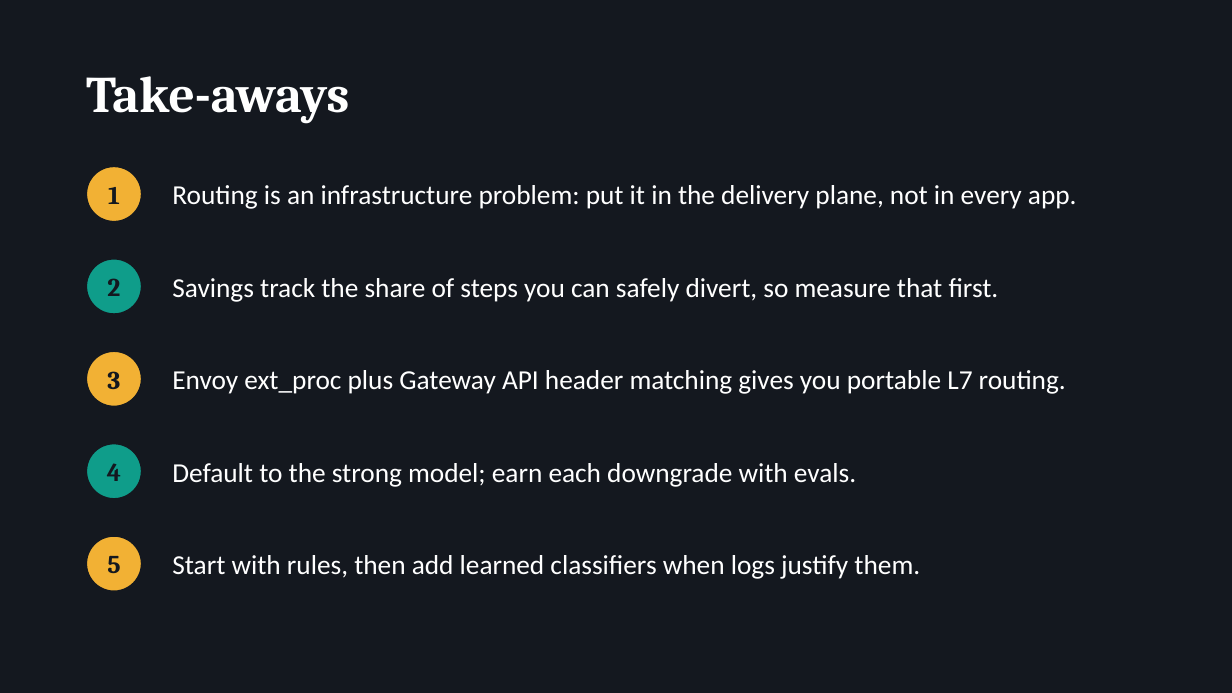
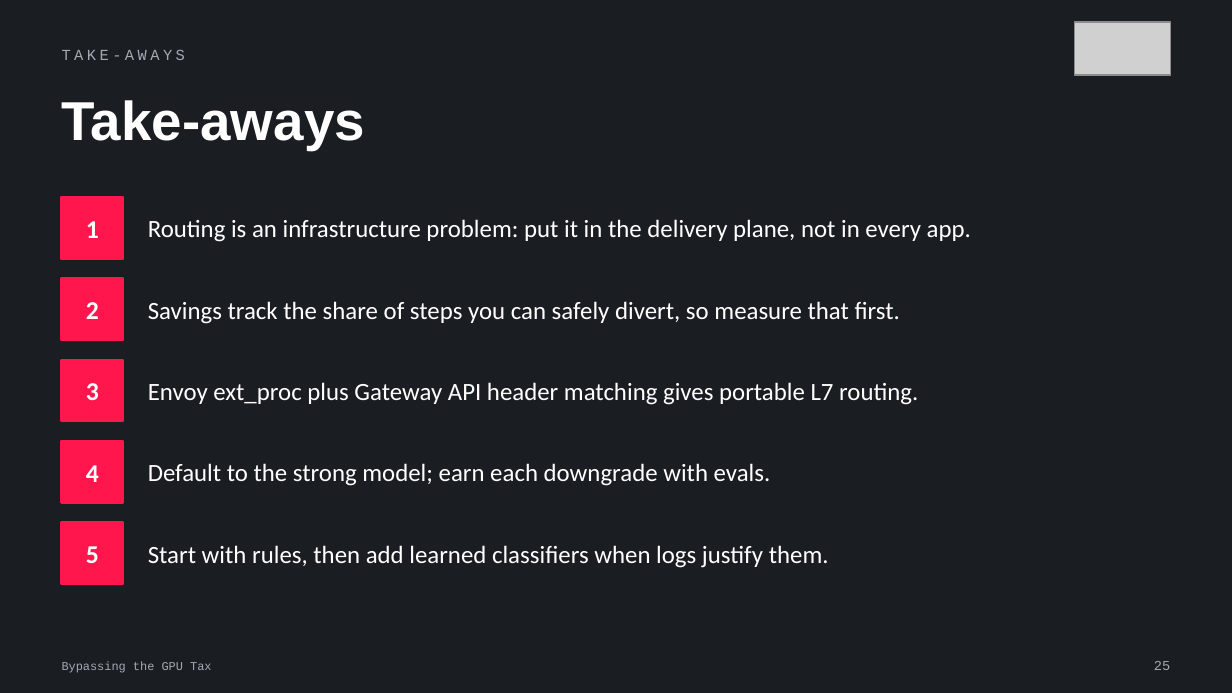
Before and after one commit to Sagar2366/bypassing-the-gpu-tax, a slide deck: slide 25 of slides/WeAreDevelopers-India-Bypassing-the-GPU-Tax.pptx (slide 23 before the commit). Drawn at 1232x693 pixels with LibreOffice and Linux fonts; fonts in the diff are those of the drawing; grey boxes stand for pictures. Boxes give left, top, right and bottom in pixels: in the first picture for what was removed or moved away, otherwise in the second. Text is boxed around its words. In the diff, an @@ line names an element or a change of style, - is before the commit and + after.

```diff
--- a/slides/WeAreDevelopers-India-Bypassing-the-GPU-Tax.pptx
+++ b/slides/WeAreDevelopers-India-Bypassing-the-GPU-Tax.pptx
@@ background #14181F to #1A1E22 @@
@@ picture added at [1074, 22, 1170, 75] @@
@@ text added at [62, 50, 185, 60], 9 pt, text #A3A9B1 @@
+TAKE-AWAYS
@@ text "Take-aways": place and size @@
-text "Take-aways" at [86, 76, 349, 124]
+text "Take-aways" at [62, 100, 365, 150]
@@ text "Take-aways" at [62, 100, 365, 150]: size 30 to 32 pt, font Cambria to Arial; vertical alignment middle to top @@
@@ ellipse removed at [86, 166, 142, 222] @@
@@ rectangle added at [62, 197, 123, 259], fill #FF164C, outline #FF164C 1.25 pt @@
@@ font Cambria to Calibri, text colour #14181F to #FFFFFF in 5 elements at [86, 465, 99, 482], [86, 546, 99, 563], [86, 383, 99, 400], [86, 302, 99, 319], [86, 221, 99, 238] @@
@@ text "1": place and size @@
-text "1" at [108, 187, 120, 204]
+text "1" at [86, 221, 99, 238]
@@ size 16 to 14.5 pt in 4 elements at [148, 463, 771, 486], [148, 545, 829, 568], [148, 301, 900, 324], [148, 219, 971, 242] @@
@@ text "Routing is an infrastructure problem: ...": place and size @@
-text "Routing is an infrastructure problem: ..." at [172, 185, 1077, 209]
+text "Routing is an infrastructure problem: ..." at [148, 219, 971, 242]
@@ ellipse removed at [86, 259, 142, 314] @@
@@ rectangle added at [62, 278, 123, 340], fill #FF164C, outline #FF164C 1.25 pt @@
@@ text "2": place and size @@
-text "2" at [107, 278, 120, 296]
+text "2" at [86, 302, 99, 319]
@@ text "Savings track the share of ...": place and size @@
-text "Savings track the share of ..." at [172, 278, 999, 302]
+text "Savings track the share of ..." at [148, 301, 900, 324]
@@ ellipse removed at [86, 351, 142, 407] @@
@@ rectangle added at [62, 360, 123, 421], fill #FF164C, outline #FF164C 1.25 pt @@
@@ text "3": place and size @@
-text "3" at [107, 371, 120, 389]
+text "3" at [86, 383, 99, 400]
@@ text at [148, 382, 918, 405]: text changed; size 16 to 14.5 pt @@
-Envoy ext_proc plus Gateway API header matching gives you portable L7 routing.
+Envoy ext_proc plus Gateway API header matching gives portable L7 routing.
@@ rectangle added at [62, 441, 123, 503], fill #FF164C, outline #FF164C 1.25 pt @@
@@ text "4": place and size @@
-text "4" at [107, 463, 121, 481]
+text "4" at [86, 465, 99, 482]
@@ ellipse removed at [86, 444, 142, 499] @@
@@ text "Default to the strong model; ...": place and size @@
-text "Default to the strong model; ..." at [172, 463, 856, 487]
+text "Default to the strong model; ..." at [148, 463, 771, 486]
@@ rectangle added at [62, 522, 123, 584], fill #FF164C, outline #FF164C 1.25 pt @@
@@ text "5": place and size @@
-text "5" at [107, 556, 120, 574]
+text "5" at [86, 546, 99, 563]
@@ ellipse removed at [86, 536, 142, 591] @@
@@ text "Start with rules, then add ...": place and size @@
-text "Start with rules, then add ..." at [172, 555, 920, 579]
+text "Start with rules, then add ..." at [148, 545, 829, 568]
@@ text added at [62, 661, 211, 673], 7 pt, text #A3A9B1 @@
+Bypassing the GPU Tax
@@ text added at [1154, 661, 1170, 670], 8 pt, text #A3A9B1 @@
+25
```
Also in this commit, not shown: 15 other slides changed, 20 slides added, 8 slides removed, 2 other files.
